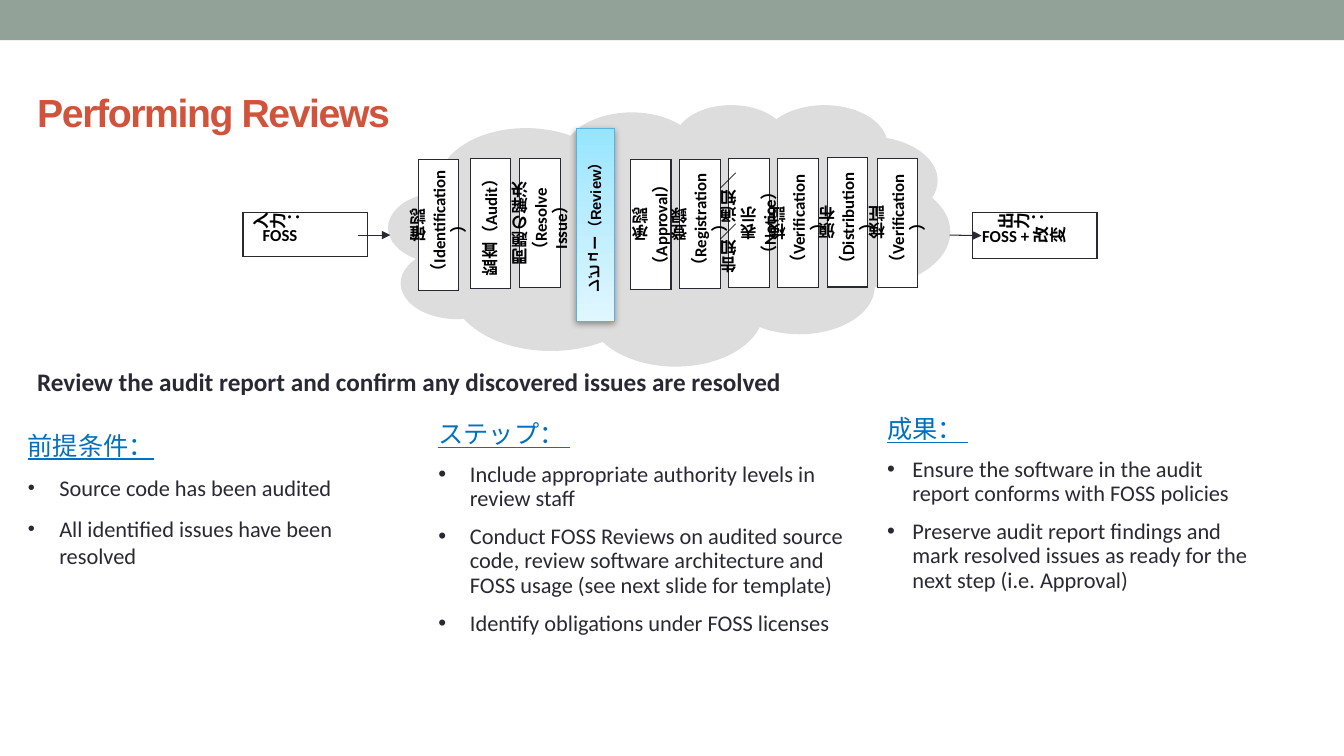
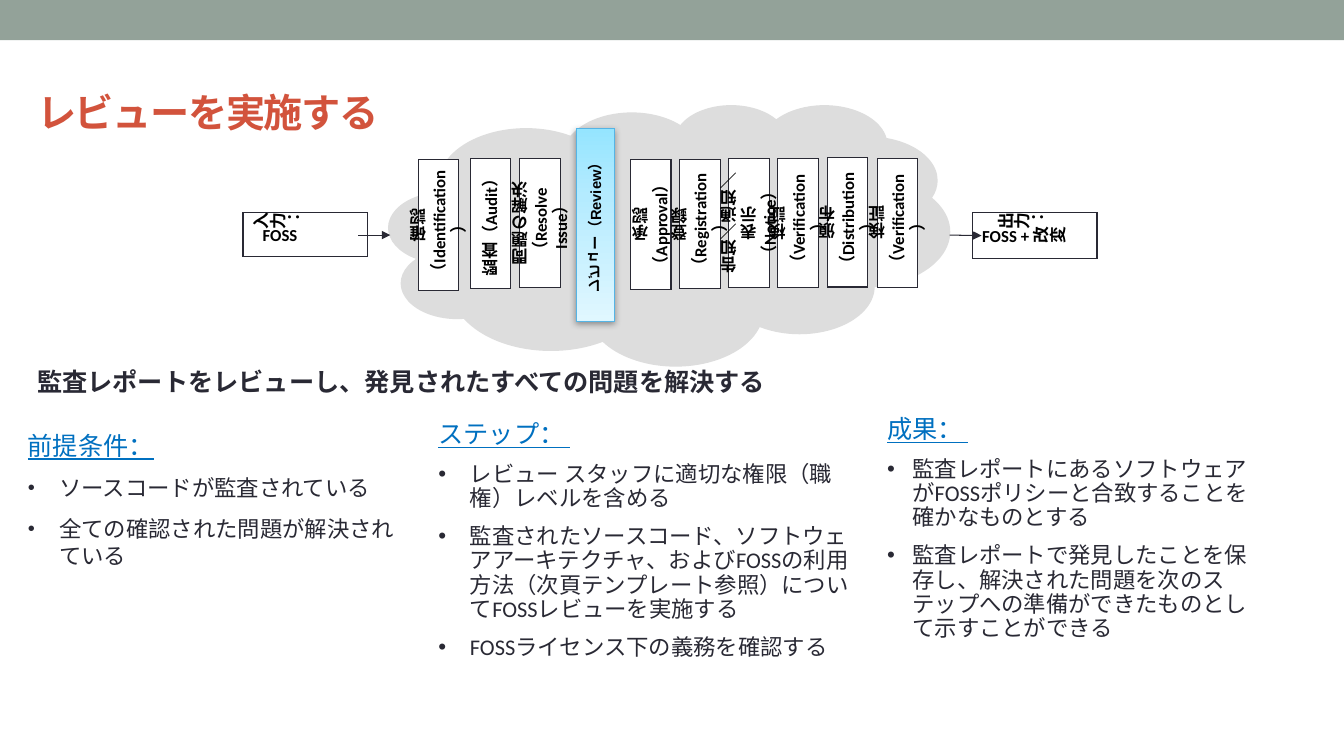
Before and after one commit to OpenChain-Project/Curriculum-Translation-JP, a slide deck: slide 56 of target/openchain-curriculum-release-2.pptx. Drawn at 1344x756 pixels with LibreOffice and Linux fonts; fonts in the diff are those of the drawing; background and template pictures are left out. Boxes give left, top, right and bottom in pixels: in the first picture for what was removed or moved away, otherwise in the second. Text is boxed around its words. In the diff, an @@ line names an element or a change of style, - is before the commit and + after.

Commit message:
57/75 slides done.

```diff
--- a/target/openchain-curriculum-release-2.pptx
+++ b/target/openchain-curriculum-release-2.pptx
@@ text at [37,93,378,131]: text changed @@
-Performing Reviews
+レビューを実施する
@@ text at [37,369,765,394]: text changed @@
-Review the audit report and confirm any discovered issues are resolved
+監査レポートをレビューし、発見されたすべての問題を解決する
@@ text at [59,477,394,565]: text changed @@
-• Source code has been audited
-• All identified issues have been resolved
+• ソースコードが監査されている
+• 全ての確認された問題が解決されている
@@ text at [470,463,849,657]: text changed @@
-• Include appropriate authority levels in review staff
-• Conduct FOSS Reviews on audited source code, review software architecture and FOSS usage (see next slide for template)
-• Identify obligations under FOSS licenses
+• レビュー スタッフに適切な権限（職権）レベルを含める
+• 監査されたソースコード、ソフトウェアアーキテクチャ、およびFOSSの利用方法（次頁テンプレート参照）についてFOSSレビューを実施する
+• FOSSライセンス下の義務を確認する
@@ text at [912,458,1248,638]: text changed @@
-• Ensure the software in the audit report conforms with FOSS policies
-• Preserve audit report findings and mark resolved issues as ready for the next step (i.e. Approval)
+• 監査レポートにあるソフトウェアがFOSSポリシーと合致することを確かなものとする
+• 監査レポートで発見したことを保存し、解決された問題を次のステップへの準備ができたものとして示すことができる
```
Also in this commit, not shown: 2 other slides changed, 8 other files.
